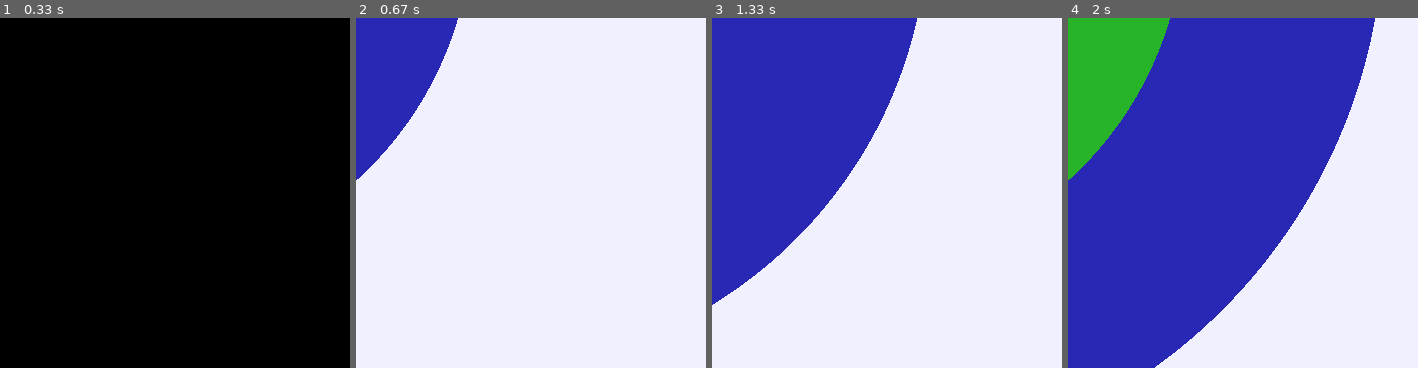
Above: before the commit, frames 1-4 (left to right).
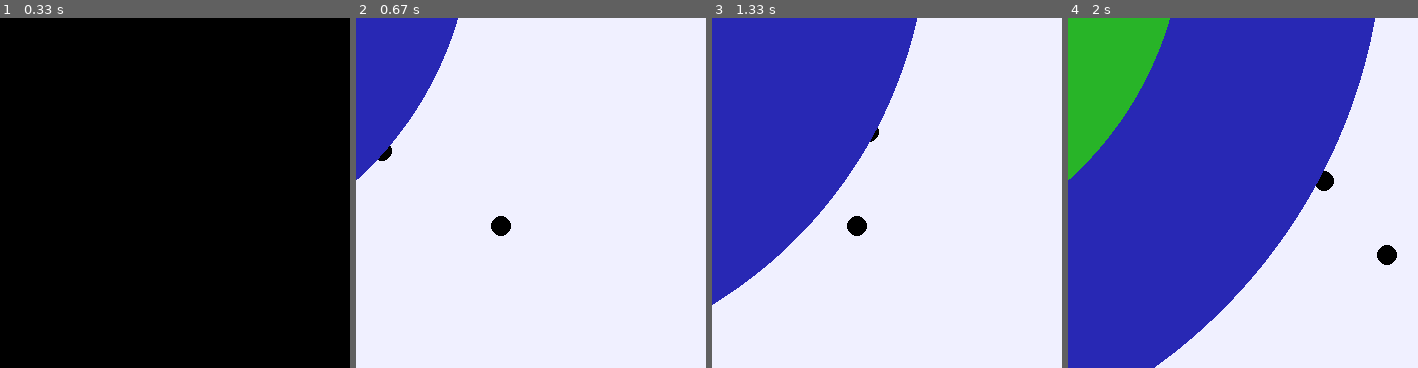
Above: after the commit, the same moments.

Repository: AYLATHEPOOKIE/June-2025
Game: pygame game, started from pygameintro.py
Two runs of this game, one before a commit and one after it. Both use one fixed random seed, a clock stepped at 60 frames per second and the inputs below.
Inputs (mouse positions are % of the whole screen's width and height, from its top left):
- Up to frame 1 (0.33 s): no input
- Up to frame 2 (0.67 s): press the mouse at (26, 51) at 0.37 s; move the mouse to (43, 61) at 0.47 s; release the mouse at (60, 72) at 0.6 s
- Up to frame 3 (1.33 s): press the mouse at (26, 51) at 0.7 s; move the mouse to (44, 55) at 0.8 s; release the mouse at (62, 59) at 0.93 s; press the mouse at (26, 51) at 1.03 s; move the mouse to (36, 63) at 1.13 s; release the mouse at (45, 76) at 1.27 s
- Up to frame 4 (2 s): press the mouse at (26, 51) at 1.37 s; move the mouse to (51, 58) at 1.47 s; release the mouse at (76, 66) at 1.6 s; press the mouse at (26, 51) at 1.7 s; move the mouse to (55, 64) at 1.8 s; release the mouse at (85, 76) at 1.93 s
The pictures show only the part of the screen within x 39-89%, y 42-92%; the shares and areas given below are measured in that part.

Frame 1 is identical in both runs. In frame 2, 0.3% of the frame differs, in the area x 6-45%, y 36-63%; in frame 3, 0.3%; in frame 4, 0.5%, in the area x 70-94%, y 43-71%.

Commit message:
Add files via upload

Diff:
--- a/pygameintro.py
+++ b/pygameintro.py
@@ -43,19 +43,23 @@
 circlered=drawcircles((180,40,40),(40,200),200)
 circleblue=drawcircles((40,40,180),(40,200),300)
 
+screen.fill((240,240,255))
 while True:
-    screen.fill((240,240,255))
     for event in pygame.event.get():
         if event.type==pygame.QUIT:
             exit()
         if event.type==pygame.MOUSEBUTTONDOWN:
-
             circlered.drawingonscreen()
             circleblue.drawingonscreen()
             circlegreen.drawingonscreen()
             pygame.display.update()
-        if event.type==pygame.MOUSEBUTTONUP:
+        elif event.type==pygame.MOUSEBUTTONUP:
             circlered.increaseradius()
             circleblue.increaseradius()
             circlegreen.increaseradius()
             pygame.display.update()
+        elif event.type==pygame.MOUSEMOTION:
+            mousepos=pygame.mouse.get_pos()
+            circleblack=drawcircles((0,0,0),mousepos,10)
+            circleblack.drawingonscreen()
+            pygame.display.update()
